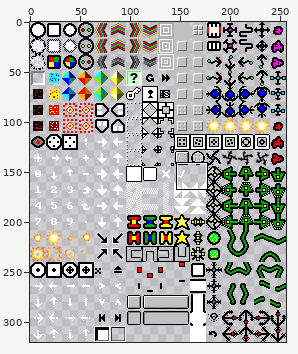
Sprite sheet -- res/kye.png. The picture above shows the old version from afar; the outline marks the close-up.
Close-up. The starting point:
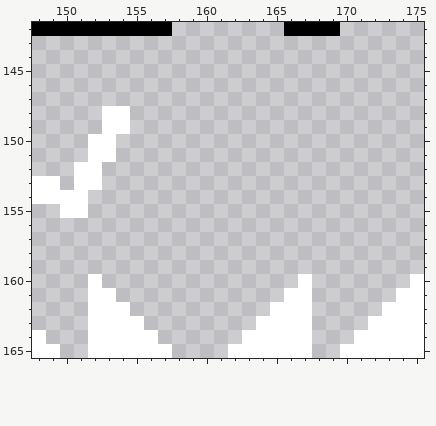
The file is 256x320 pixels. Pixels under 10% opacity are left out. Colours within 5 levels of each other are drawn and written as one. Shown: x 148..175, y 142..165.
The same view after the edit:
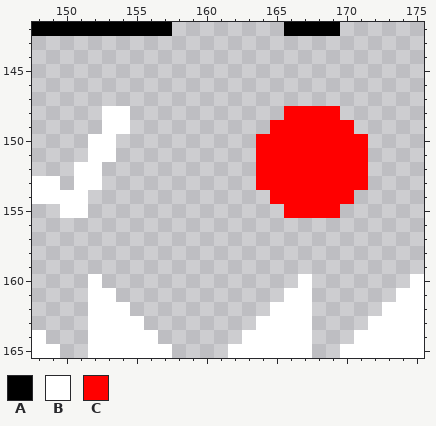
Palette (. is transparent): A #000000  B #ffffff  C #ff0000
Change:
@@ x 162..173 @@
 147 ............
-148 ............
-149 ............
-150 ............
-151 ............
-152 ............
-153 ............
-154 ............
-155 ............
+148 ....CCCC....
+149 ...CCCCCC...
+150 ..CCCCCCCC..
+151 ..CCCCCCCC..
+152 ..CCCCCCCC..
+153 ..CCCCCCCC..
+154 ...CCCCCC...
+155 ....CCCC....
 156 ............
